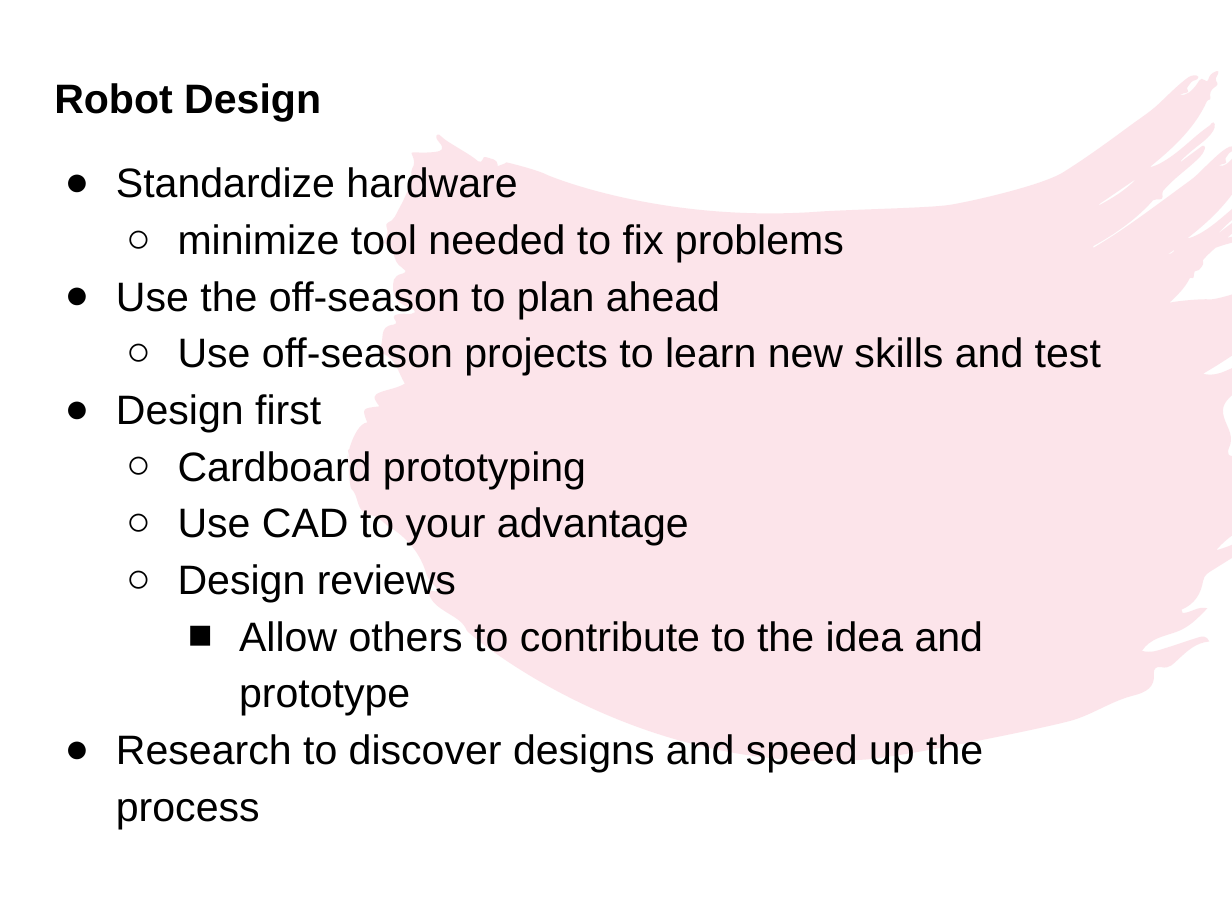
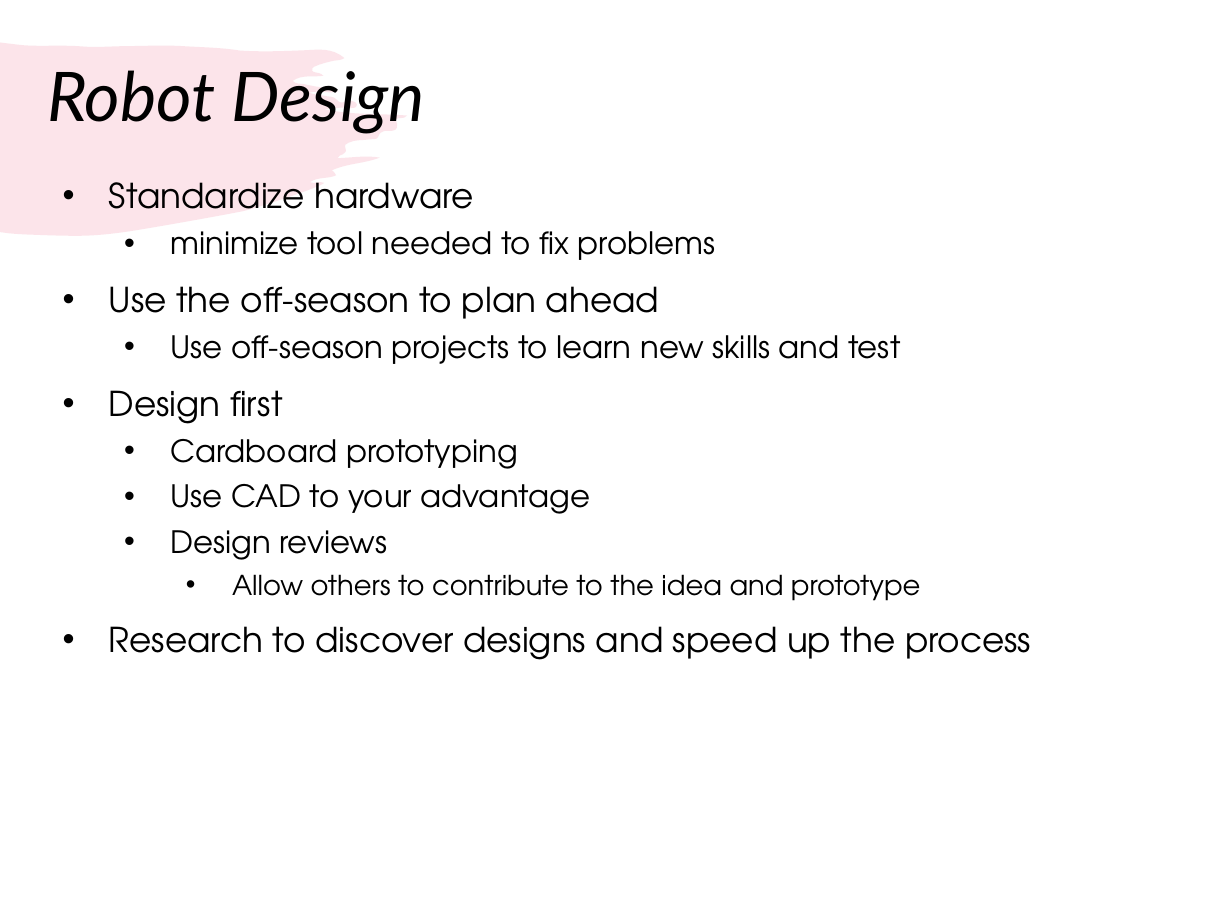
Before and after one commit to droidsrobotics/FTC-Tutorials, a slide deck: slide 4 of translations/en-us/TeamManagement/RookieTips.pptx. Drawn at 1232x924 pixels with LibreOffice and Linux fonts; fonts in the diff are those of the drawing. Boxes give left, top, right and bottom in pixels: in the first picture for what was removed or moved away, otherwise in the second. Text is boxed around its words. In the diff, an @@ line names an element or a change of style, - is before the commit and + after.

```diff
--- a/translations/en-us/TeamManagement/RookieTips.pptx
+++ b/translations/en-us/TeamManagement/RookieTips.pptx
@@ freeform shape added at (0,42,407,235), fill #F07C98 at 20% opacity @@
@@ title "Robot Design": place and size @@
-title "Robot Design" at (54,83,321,121)
+title "Robot Design" at (47,70,425,134)
@@ title "Robot Design" at (47,70,425,134): size 24 to 40 pt, font Arial to Lato, bold off, italic on; line spacing 1 to 0.9; vertical alignment top to middle @@
@@ freeform shape removed at (350,71,1232,759) @@
@@ text "Standardize hardware": place and size @@
-text "Standardize hardware" at (116,167,1101,829)
+text "Standardize hardware" at (109,182,1031,660)
@@ text "Standardize hardware" at (109,182,1031,660): size 24 to 20 pt in "Standardize hardware", "Use the off-season to plan ahead", "Design first", "Research to discover designs and speed up ..."; font Arial to TeX Gyre Adventor; size 24 to 18 pt in "minimize tool needed to fix problems", "Use off-season projects to learn new skills ...", "Cardboard prototyping", "Use CAD to your advantage" and 1 more places; size 24 to 16 pt in "Allow others to contribute to the idea ..."; bullet ● to •; line spacing 1.15 to 1; more space between paragraphs; bullet ○ to •; bullet ■ to • @@
```
Also in this commit, not shown: 9 other slides changed, 1 other file.
